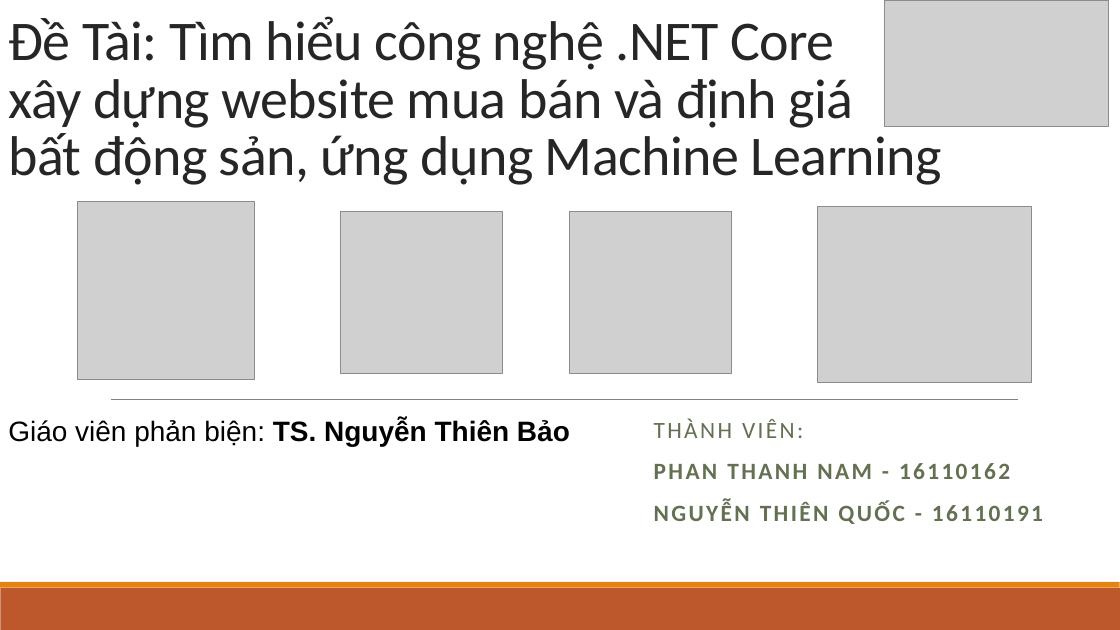
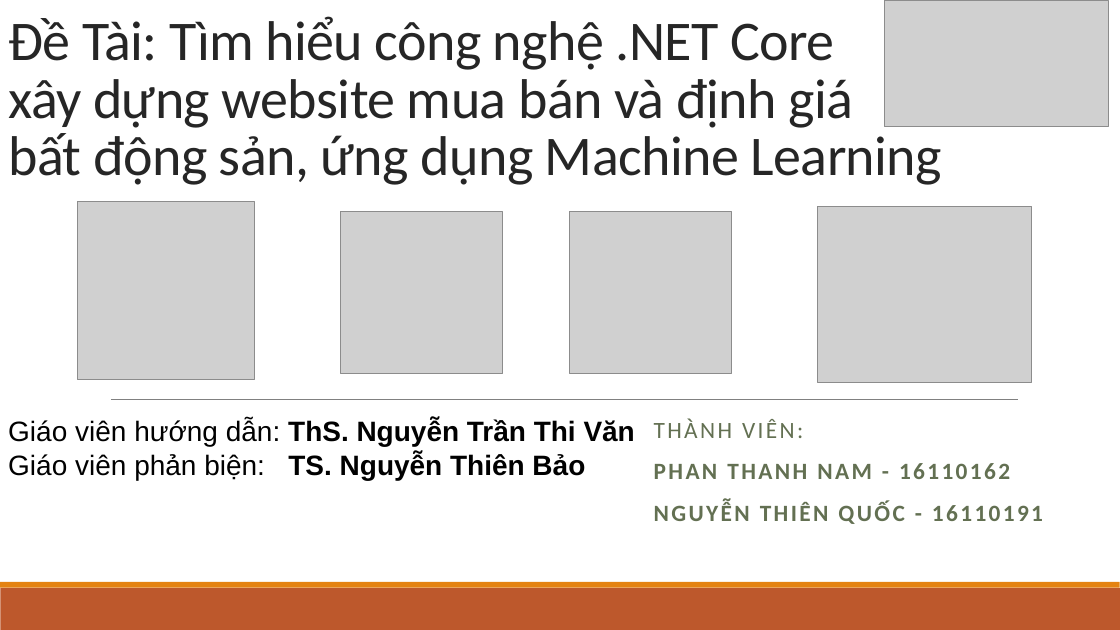
Before and after one commit to PhanNam98/Software-Engineering-Essays, a slide deck: slide 1 of Source Code/Documents/Preaention.pptx. Drawn at 1120x630 pixels with LibreOffice and Linux fonts; fonts in the diff are those of the drawing; grey boxes stand for pictures. Boxes give left, top, right and bottom in pixels: in the first picture for what was removed or moved away, otherwise in the second. Text is boxed around its words. In the diff, an @@ line names an element or a change of style, - is before the commit and + after.

```diff
--- a/Source Code/Documents/Preaention.pptx
+++ b/Source Code/Documents/Preaention.pptx
@@ text at (8,419,635,446): paragraph added @@
+Giáo viên hướng dẫn: ThS. Nguyễn Trần Thi Văn
```
